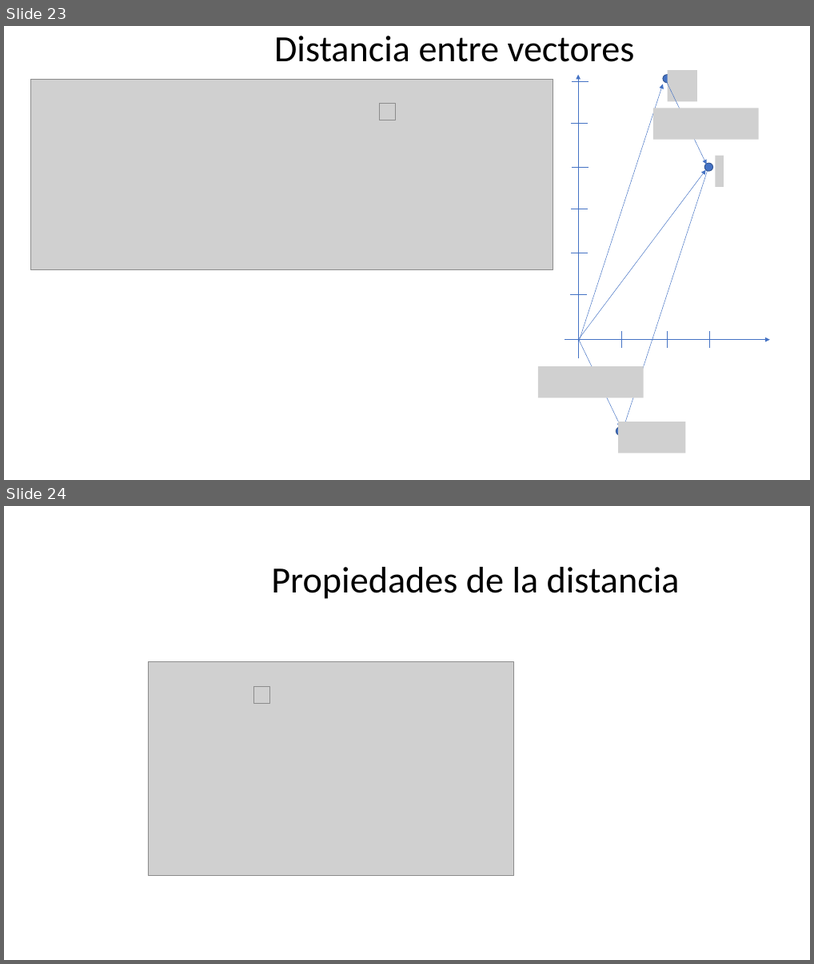
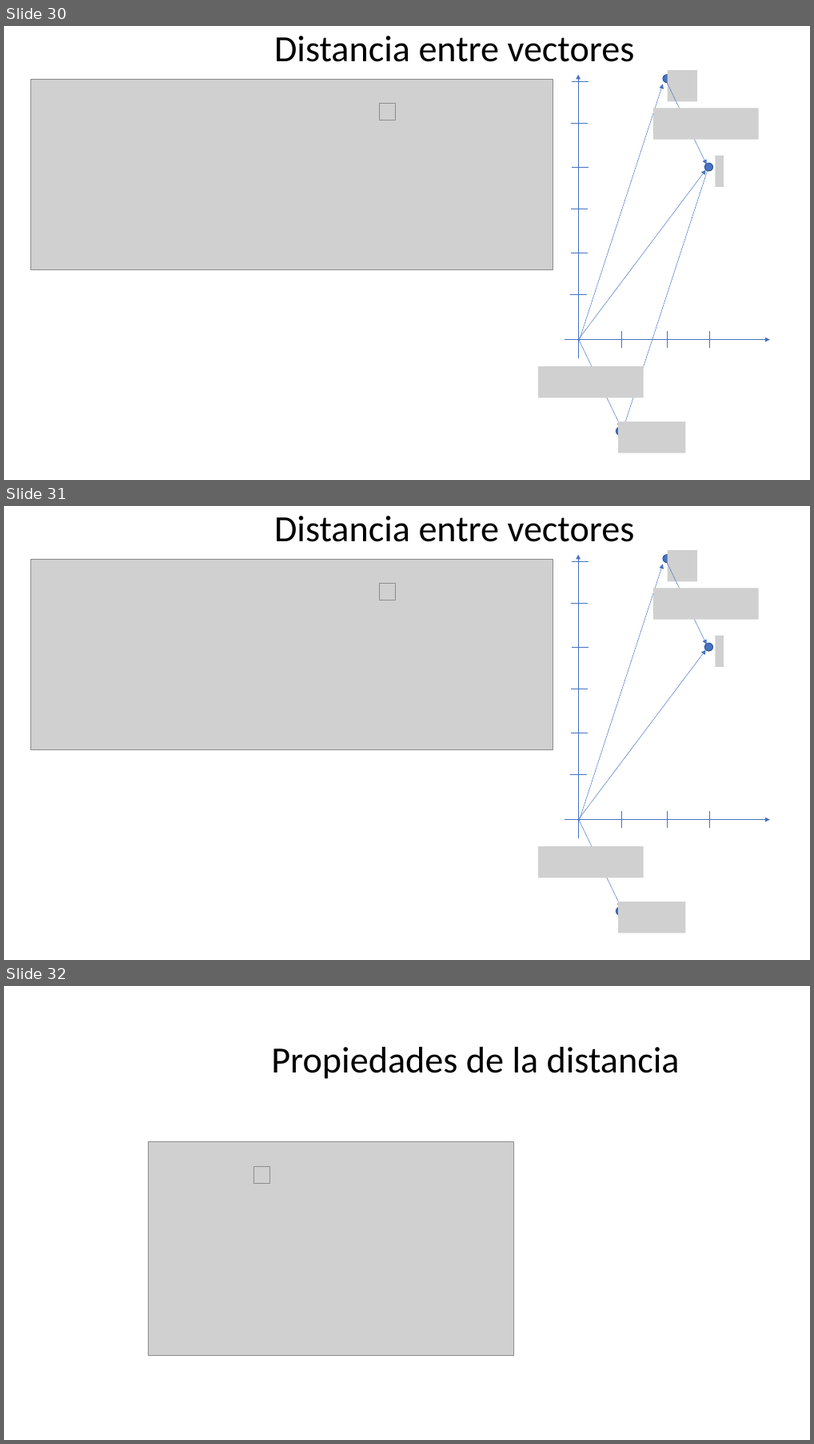
Before and after one commit to GerardoMunoz/PresentacionesAlgebraLineal, a slide deck: Prod_punto_coseno.pptx. Shown one above the other, each under a label of ours: slides 23 and 24 before the commit, slides 30, 31 and 32 after it. The pictures are 814x964 and 814x1444 pixels, drawn with LibreOffice and Linux fonts; fonts in the diff are those of the drawing; grey boxes stand for pictures. Boxes give left, top, right and bottom in pixels: in the first picture for what was removed or moved away, otherwise in the second. Text is boxed around its words. In the diff, an @@ line names an element or a change of style, - is before the commit and + after.

```diff
--- a/Prod_punto_coseno.pptx
+++ b/Prod_punto_coseno.pptx
@@ slide 31 added at [4, 506, 810, 960], background #FFFFFF @@
@@ title added at [274, 516, 635, 542], 48.5 pt, text #000000 @@
+Distancia entre vectores
@@ picture added at [668, 550, 698, 581] @@
@@ picture added at [30, 560, 553, 749] @@
@@ line added from (572, 561) to (589, 561), #4472C4 0.5 pt @@
@@ arrow added from (578, 838) to (578, 554), #4472C4 0.5 pt @@
@@ arrow added from (579, 820) to (663, 564), #4472C4 0.5 pt @@
@@ ellipse added at [663, 554, 671, 563], fill #4472C4, outline #325491 1 pt @@
@@ arrow added from (665, 557) to (706, 644), #4472C4 0.5 pt @@
@@ picture added at [379, 584, 395, 600] @@
@@ picture added at [654, 588, 759, 619] @@
@@ line added from (571, 603) to (588, 603), #4472C4 0.5 pt @@
@@ line added from (572, 647) to (589, 647), #4472C4 0.5 pt @@
@@ ellipse added at [705, 643, 714, 651], fill #4472C4, outline #325491 1 pt @@
@@ picture added at [715, 636, 724, 667] @@
@@ arrow added from (578, 820) to (706, 650), #4472C4 0.5 pt @@
@@ line added from (571, 688) to (588, 688), #4472C4 0.5 pt @@
@@ line added from (571, 732) to (588, 732), #4472C4 0.5 pt @@
@@ line added from (570, 775) to (587, 775), #4472C4 0.5 pt @@
@@ line added from (621, 811) to (621, 828), #4472C4 0.5 pt @@
@@ line added from (667, 811) to (667, 828), #4472C4 0.5 pt @@
@@ line added from (710, 811) to (710, 828), #4472C4 0.5 pt @@
@@ arrow added from (565, 820) to (770, 820), #4472C4 0.5 pt @@
@@ arrow added from (579, 820) to (621, 907), #4472C4 0.5 pt @@
@@ picture added at [538, 846, 644, 877] @@
@@ ellipse added at [616, 907, 625, 915], fill #4472C4, outline #325491 1 pt @@
@@ picture added at [618, 901, 686, 932] @@
@@ what was slide 23 is now slide 30 @@
@@ what was slide 24 is now slide 32 @@
```
Also in this commit, not shown: 3 slides changed, 27 other slides added, 6 slides removed.
